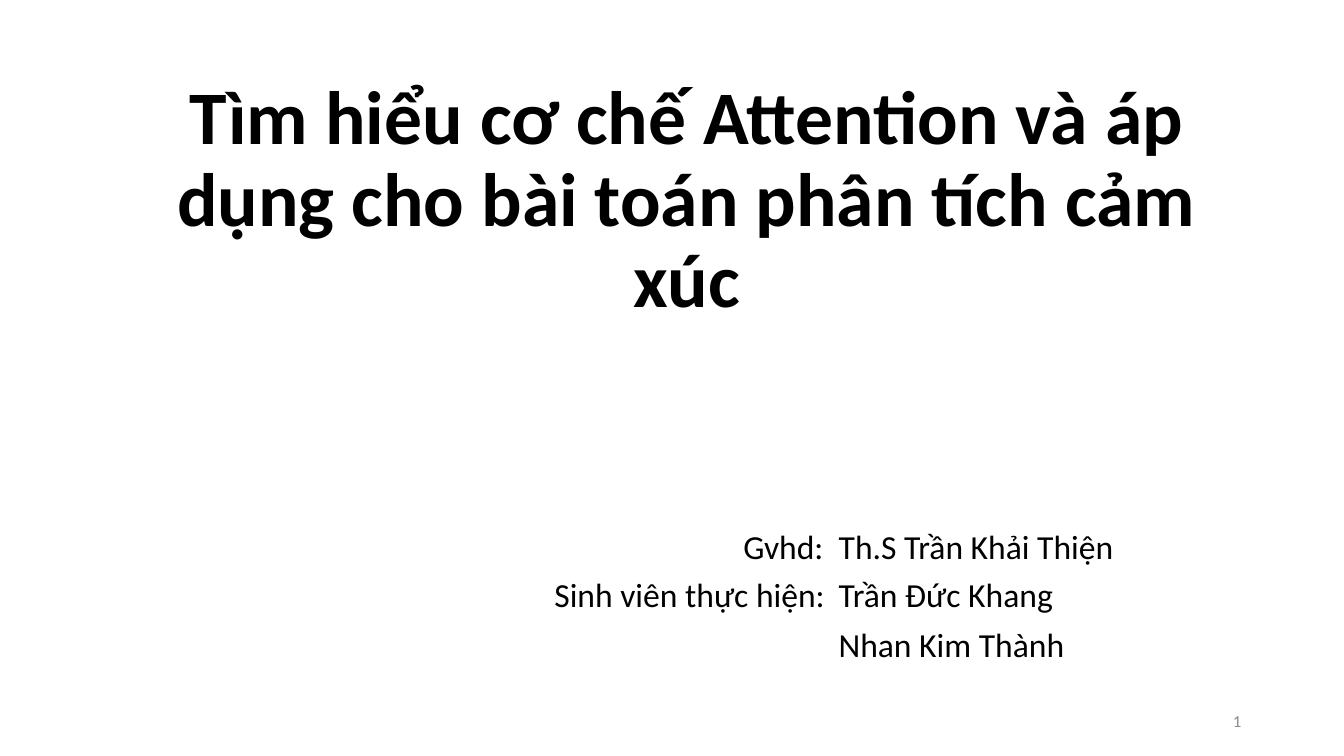
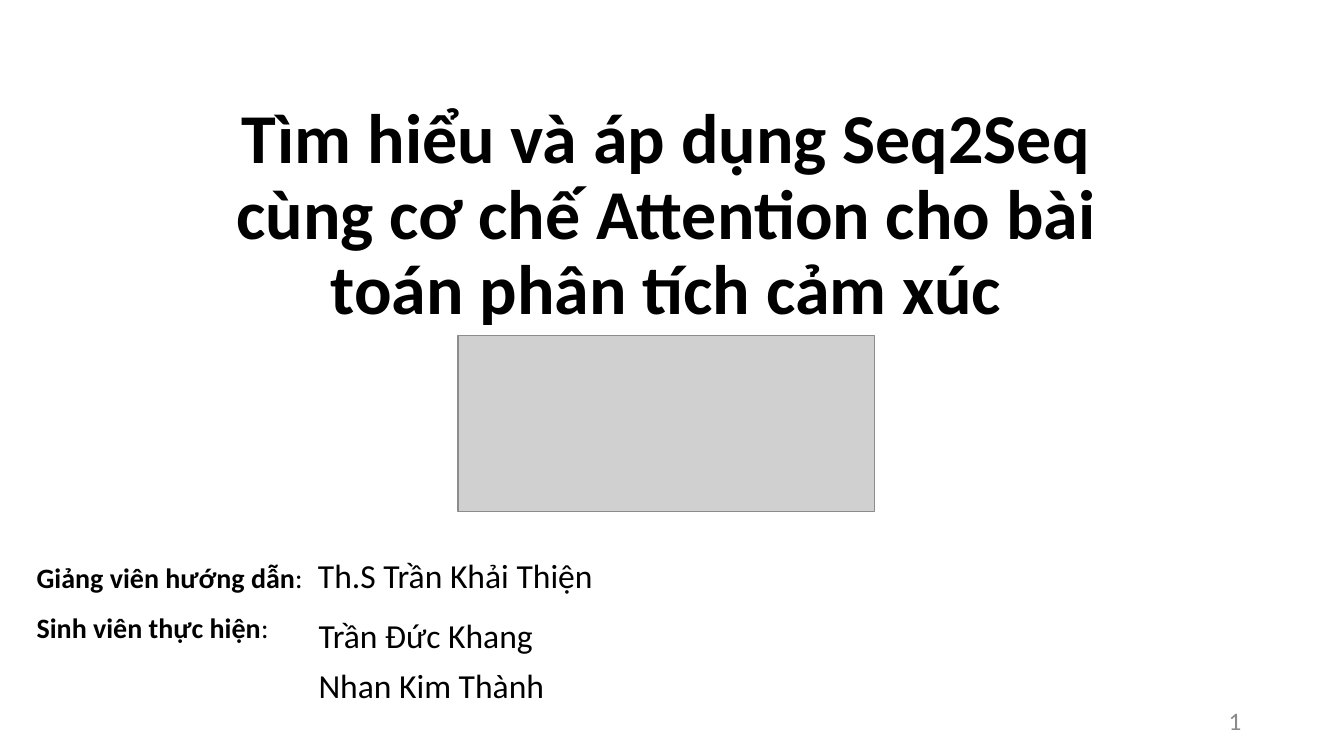
Before and after one commit to VolknerThanh/kltn_SentimentAnalysis, a slide deck: slide 1 of kltn-thuyết-trình.pptx. Drawn at 1344x756 pixels with LibreOffice and Linux fonts; fonts in the diff are those of the drawing; grey boxes stand for pictures. Boxes give left, top, right and bottom in pixels: in the first picture for what was removed or moved away, otherwise in the second. Text is boxed around its words. In the diff, an @@ line names an element or a change of style, - is before the commit and + after.

```diff
--- a/kltn-thuyết-trình.pptx
+++ b/kltn-thuyết-trình.pptx
@@ title at <box>236,108,1095,325</box>: text changed; size 54 to 50 pt @@
-Tìm hiểu cơ chế Attention và áp dụng cho bài toán phân tích cảm xúc
+Tìm hiểu và áp dụng Seq2Seq cùng cơ chế Attention cho bài toán phân tích cảm xúc
@@ picture added at <box>458,336,875,511</box> @@
@@ text at <box>37,562,593,594</box>: text changed; size 24 to 20 pt @@
-Gvhd: Th.S Trần Khải Thiện
+Giảng viên hướng dẫn: Th.S Trần Khải Thiện
@@ text "Sinh viên thực hiện:": place and size @@
-text "Sinh viên thực hiện:" at <box>554,583,825,613</box>
+text "Sinh viên thực hiện:" at <box>37,618,269,643</box>
@@ text "Sinh viên thực hiện:" at <box>37,618,269,643</box>: size 24 to 20 pt, bold on @@
@@ subtitle "Trần Đức Khang": place and size @@
-subtitle "Trần Đức Khang" at <box>839,581,1064,658</box>
+subtitle "Trần Đức Khang" at <box>319,622,544,699</box>
@@ page number at <box>1229,714,1242,730</box>: size 12 to 18 pt @@
```
Also in this commit, not shown: 20 other slides changed, 10 slides added, 11 slides removed.
